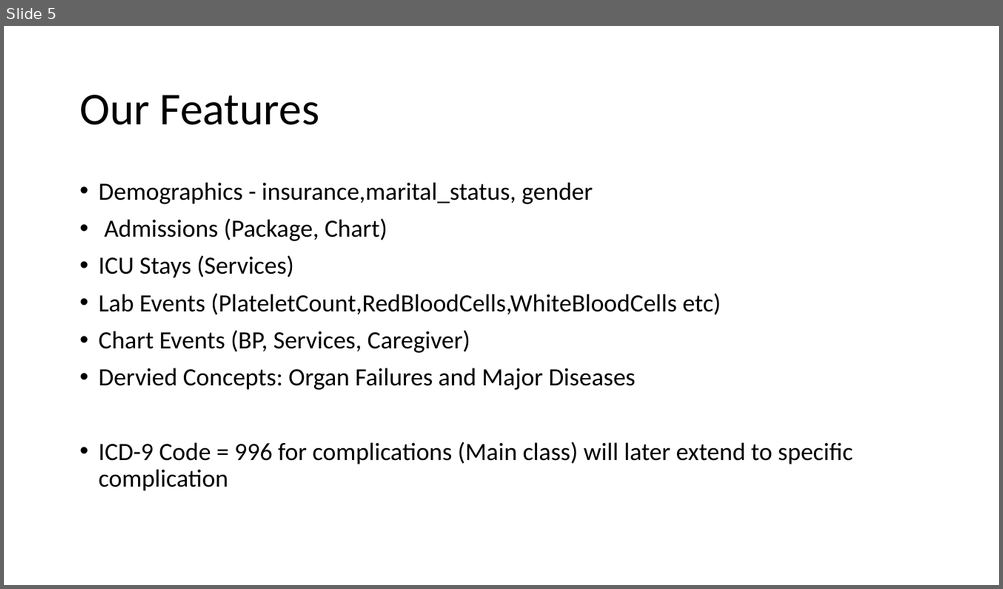
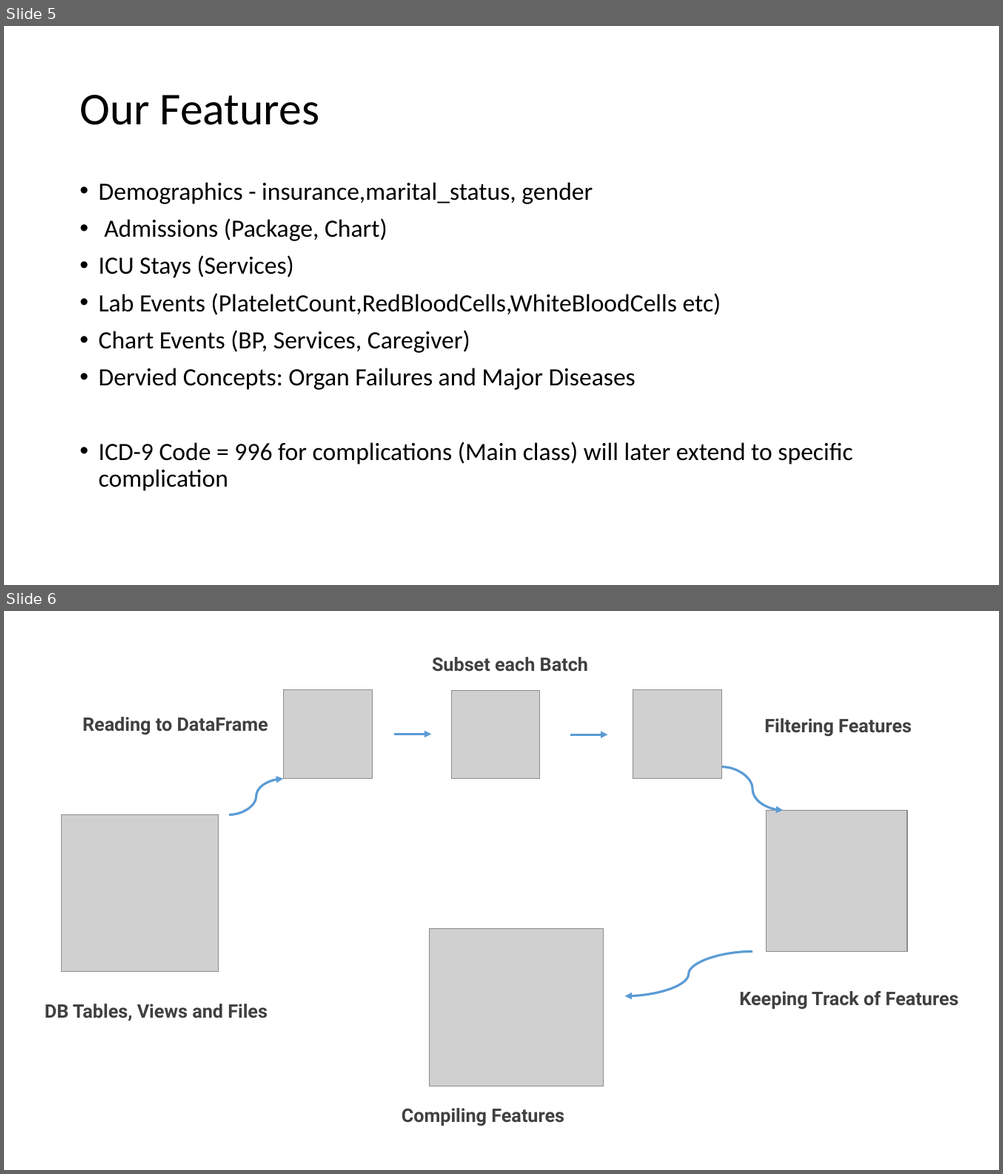
Before and after one commit to fmqbl/Predicting-Post-Procedural-Complications-Using-MIMICIII, a slide deck: Presentation.pptx. Shown one above the other, each under a label of ours: slide 5 before the commit, slides 5 and 6 after it. The pictures are 1003x589 and 1003x1174 pixels, drawn with LibreOffice and Linux fonts; fonts in the diff are those of the drawing; grey boxes stand for pictures. Boxes give left, top, right and bottom in pixels: in the first picture for what was removed or moved away, otherwise in the second. Text is boxed around its words. In the diff, an @@ line names an element or a change of style, - is before the commit and + after.

Commit message:
Batch Processing

```diff
--- a/Presentation.pptx
+++ b/Presentation.pptx
@@ slide 6 added at (4, 611, 999, 1170), background #FFFFFF @@
@@ text added at (432, 657, 588, 672), 18 pt, text #404040, bold @@
+Subset each Batch
@@ picture added at (283, 689, 373, 779) @@
@@ picture added at (452, 691, 540, 779) @@
@@ picture added at (632, 689, 722, 779) @@
@@ text added at (82, 717, 268, 735), 18 pt, text #404040, bold @@
+Reading to DataFrame
@@ text added at (764, 718, 911, 737), 18 pt, text #404040, bold @@
+Filtering Features
@@ arrow added from (394, 734) to (432, 734), #5B9BD5 2.25 pt @@
@@ arrow added from (570, 735) to (608, 735), #5B9BD5 2.25 pt @@
@@ curved arrow added from (229, 815) to (283, 779), #5B9BD5 2.25 pt @@
@@ curved arrow added from (722, 767) to (783, 810), #5B9BD5 2.25 pt @@
@@ picture added at (765, 810, 907, 951) @@
@@ picture added at (62, 815, 219, 972) @@
@@ picture added at (430, 929, 604, 1087) @@
@@ curved arrow added from (752, 952) to (625, 997), #5B9BD5 2.25 pt @@
@@ text added at (45, 1004, 267, 1022), 18 pt, text #404040, bold @@
+DB Tables, Views and Files
@@ text added at (739, 991, 959, 1010), 18 pt, text #404040, bold @@
+Keeping Track of Features
@@ text added at (401, 1108, 564, 1127), 18 pt, text #404040, bold @@
+Compiling Features
```
Also in this commit, not shown: 1 slide removed, 1 other file.
